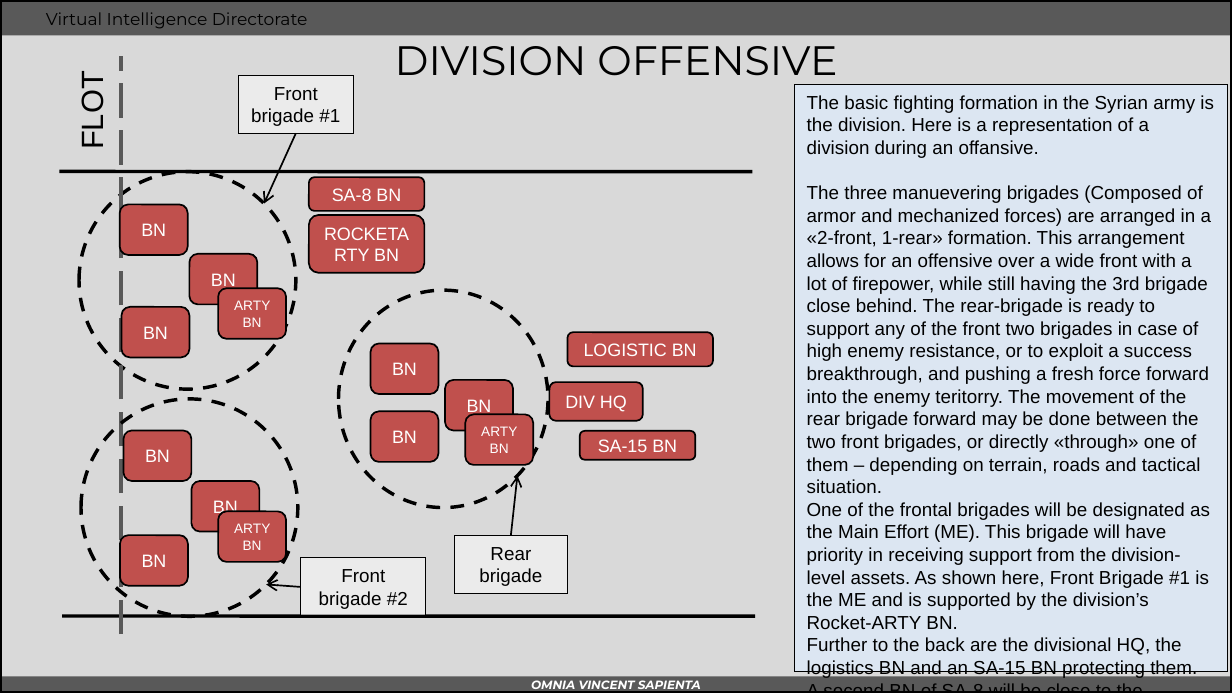
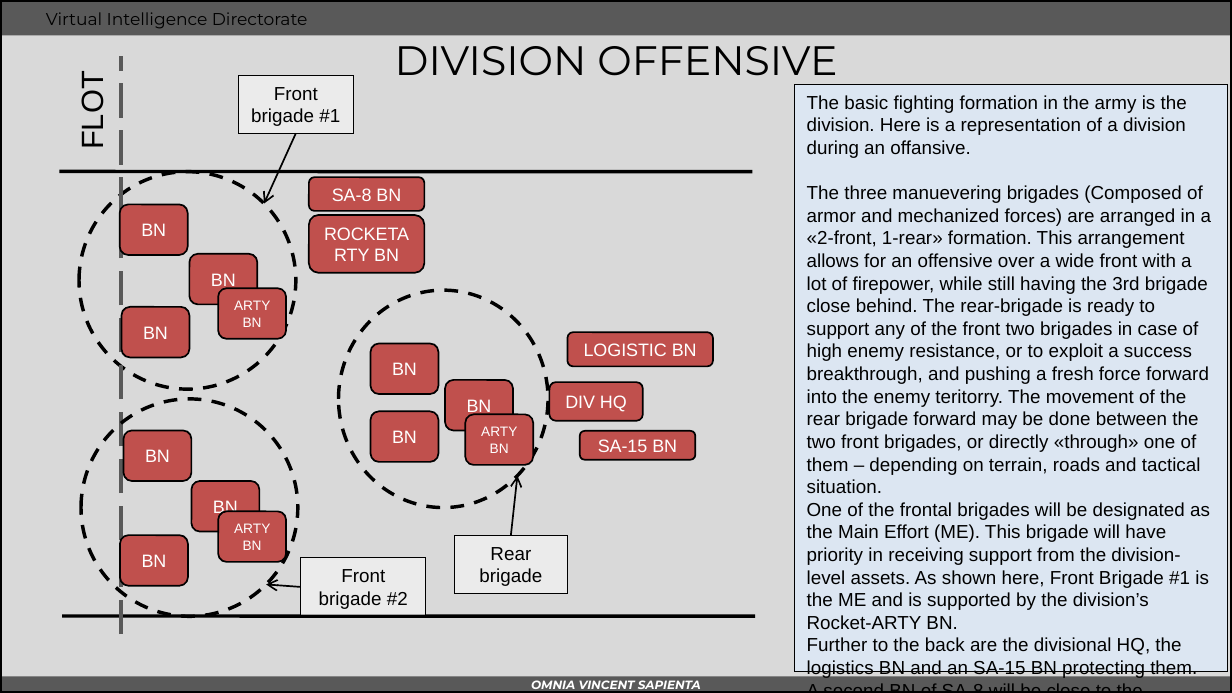
Before and after one commit to 132nd-vWing/OPAT-background, a slide deck: slide 3 of INTEL/VID/WIP/INTREP VID OPAC-003 - DUSS ground combat tactics.pptx. Drawn at 1232x693 pixels with LibreOffice and Linux fonts; fonts in the diff are those of the drawing; background and template pictures are left out. Boxes give left, top, right and bottom in pixels: in the first picture for what was removed or moved away, otherwise in the second. Text is boxed around its words. In the diff, an @@ line names an element or a change of style, - is before the commit and + after.

```diff
--- a/INTEL/VID/WIP/INTREP VID OPAC-003 - DUSS ground combat tactics.pptx
+++ b/INTEL/VID/WIP/INTREP VID OPAC-003 - DUSS ground combat tactics.pptx
@@ text in rectangle at (807,95,1187,158): text changed @@
-The basic fighting formation in the Syrian army is the division. Here is a representation of a division during an offansive.
+The basic fighting formation in the army is the division. Here is a representation of a division during an offansive.
```
Also in this commit, not shown: 2 other slides changed, 2 other files.
